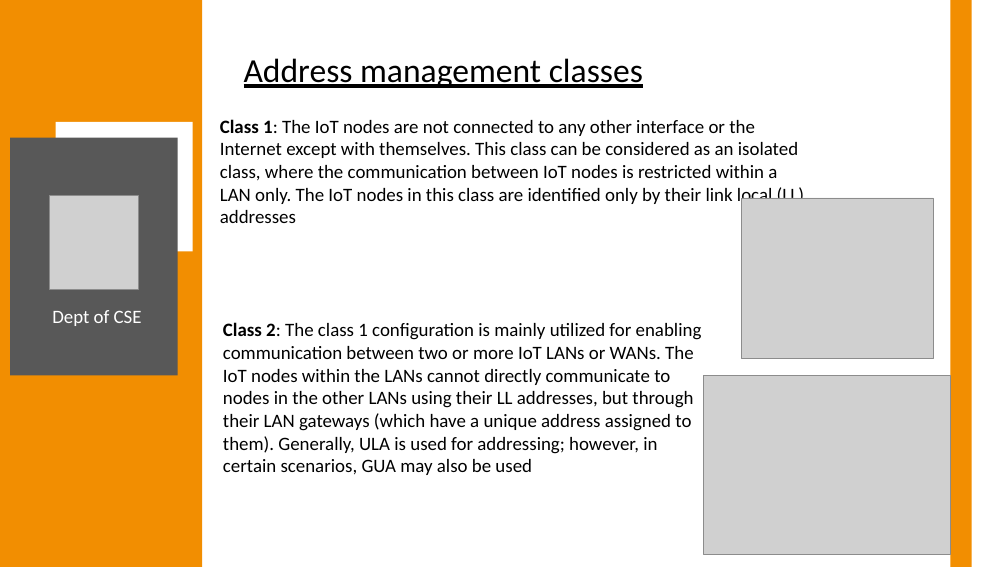
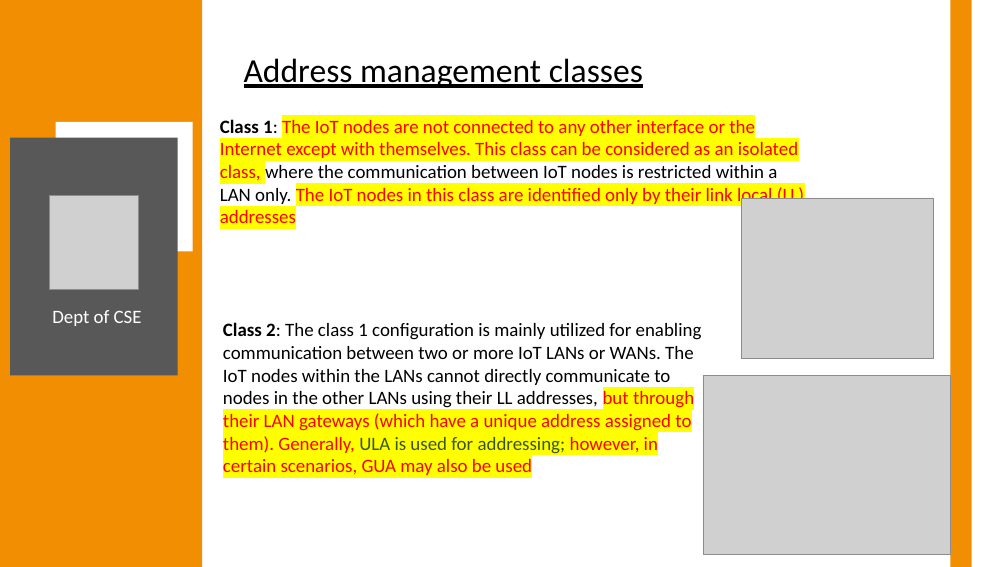
Before and after one commit to Anish202020/7th-Semester, a slide deck: slide 20 of 21 Schema Notes/Internet of Things/Module 1/Module1 PPT.pptx. Drawn at 1008x567 pixels with LibreOffice and Linux fonts; fonts in the diff are those of the drawing; grey boxes stand for pictures. Boxes give left, top, right and bottom in pixels: in the first picture for what was removed or moved away, otherwise in the second. Text is boxed around its words. In the diff, an @@ line names an element or a change of style, - is before the commit and + after.

```diff
--- a/21 Schema Notes/Internet of Things/Module 1/Module1 PPT.pptx
+++ b/21 Schema Notes/Internet of Things/Module 1/Module1 PPT.pptx
@@ text "Class 1: The IoT nodes ..." at [220,119,804,223]: text colour #000000 to #FF0000, highlight none to #FFFF00 in "The IoT nodes are not connected to ..." @@
@@ text "Class 2: The class 1 ..." at [223,322,702,475]: text colour #000000 to #FF0000, highlight none to #FFFF00 in "but through their LAN gateways (which have ..."; text colour #000000 to #385723 in "ULA is used for addressing;" @@
```
Also in this commit, not shown: 10 other slides changed, 5 other files.
